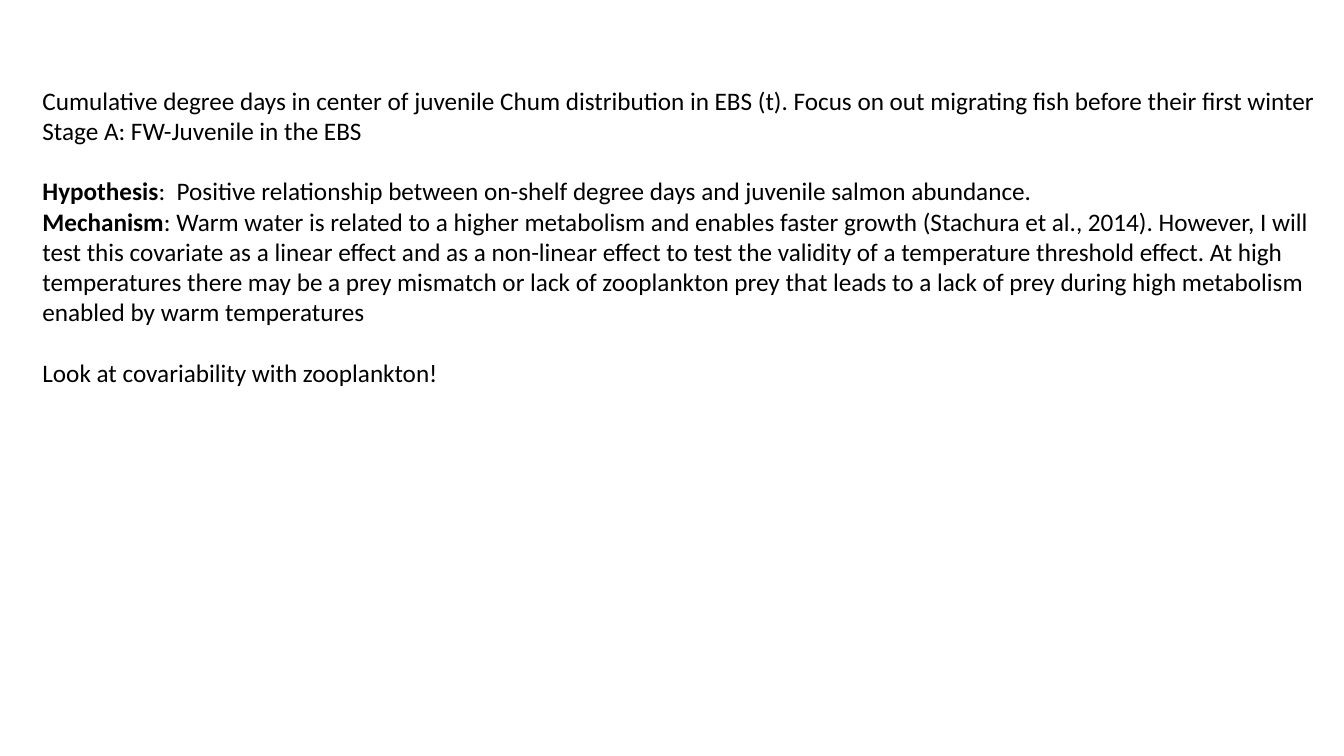
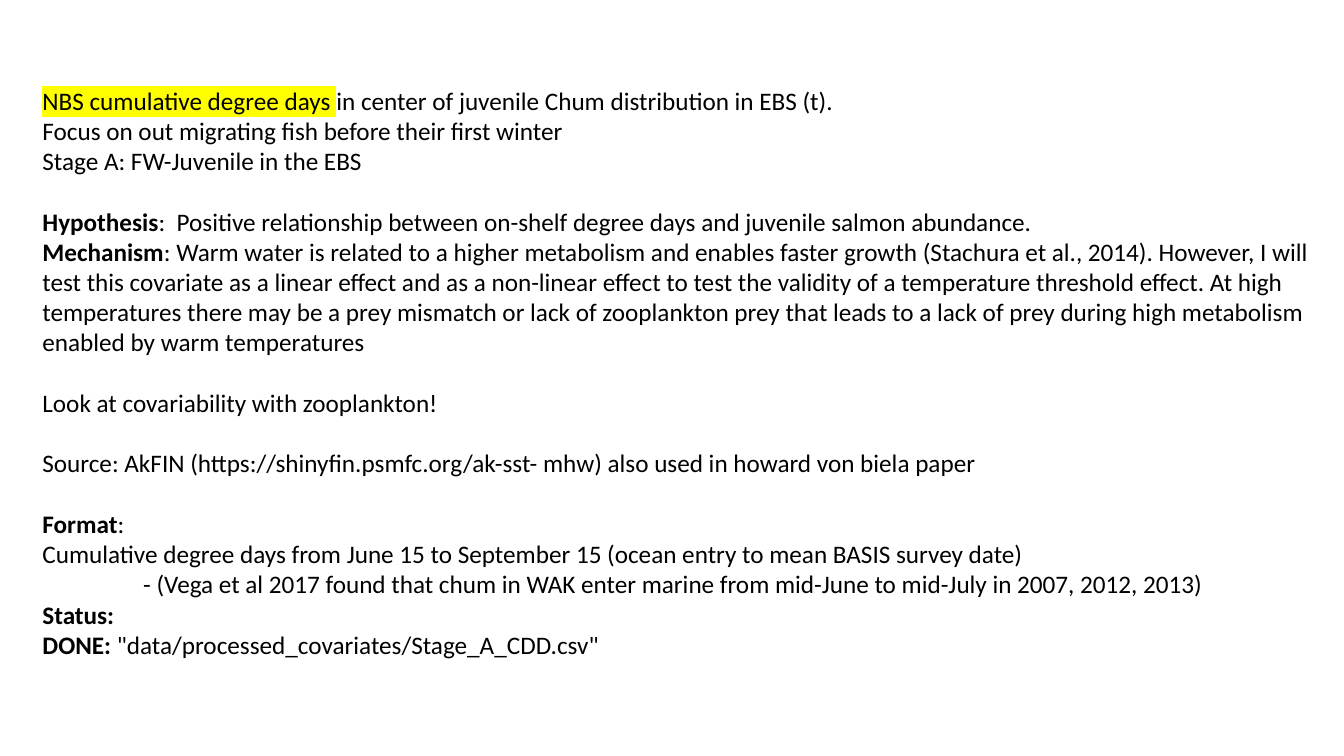
Before and after one commit to genoa-sullaway/Yukon-Chum-IPM, a slide deck: slide 4 of notes/Covariate_notes.pptx. Drawn at 1344x756 pixels with LibreOffice and Linux fonts; fonts in the diff are those of the drawing. Boxes give left, top, right and bottom in pixels: in the first picture for what was removed or moved away, otherwise in the second. Text is boxed around its words. In the diff, an @@ line names an element or a change of style, - is before the commit and + after.

Commit message:
Covariate work

```diff
--- a/notes/Covariate_notes.pptx
+++ b/notes/Covariate_notes.pptx
@@ text at (42, 91, 833, 145): text changed @@
-Cumulative degree days in center of juvenile Chum distribution in EBS (t). Focus on out migrating fish before their first winter
+NBS cumulative degree days in center of juvenile Chum distribution in EBS (t).
+Focus on out migrating fish before their first winter
@@ text at (42, 453, 1202, 659): paragraphs added @@
+Source: AkFIN (https://shinyfin.psmfc.org/ak-sst- mhw) also used in howard von biela paper
+Format:
+Cumulative degree days from June 15 to September 15 (ocean entry to mean BASIS survey date)
+- (Vega et al 2017 found that chum in WAK enter marine from mid-June to mid-July in 2007, 2012, 2013)
+Status:
+DONE: "data/processed_covariates/Stage_A_CDD.csv"
```
Also in this commit, not shown: 5 other slides changed, 1 slide added, 6 other files.
